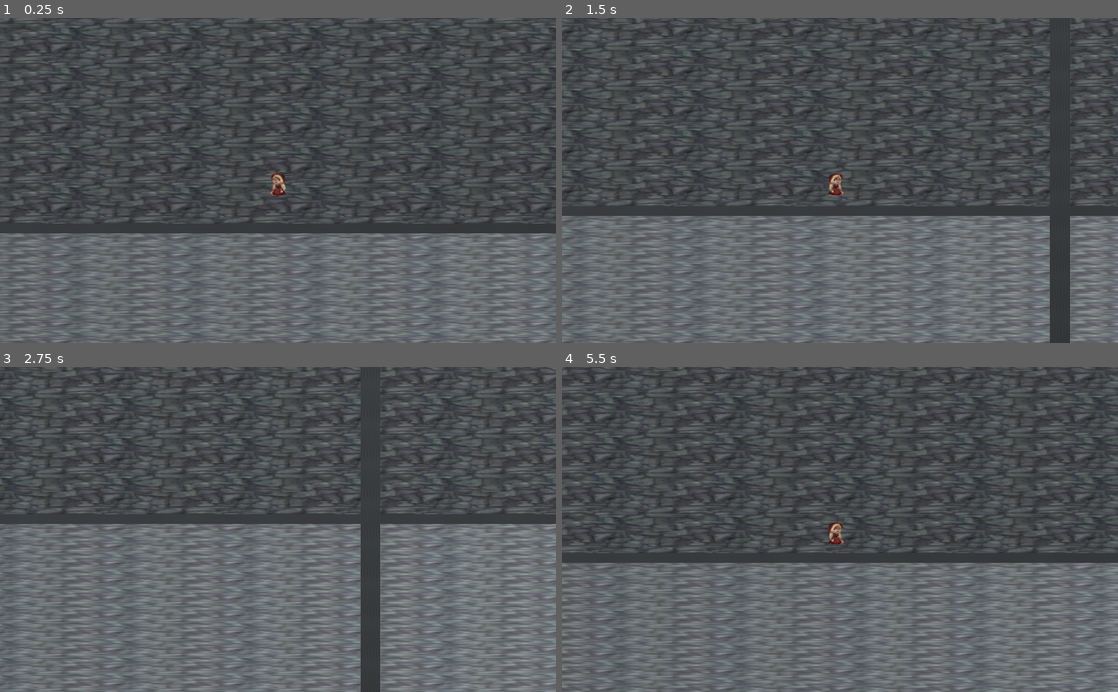
Above: before the commit, frames 1-4 (two rows, left to right).
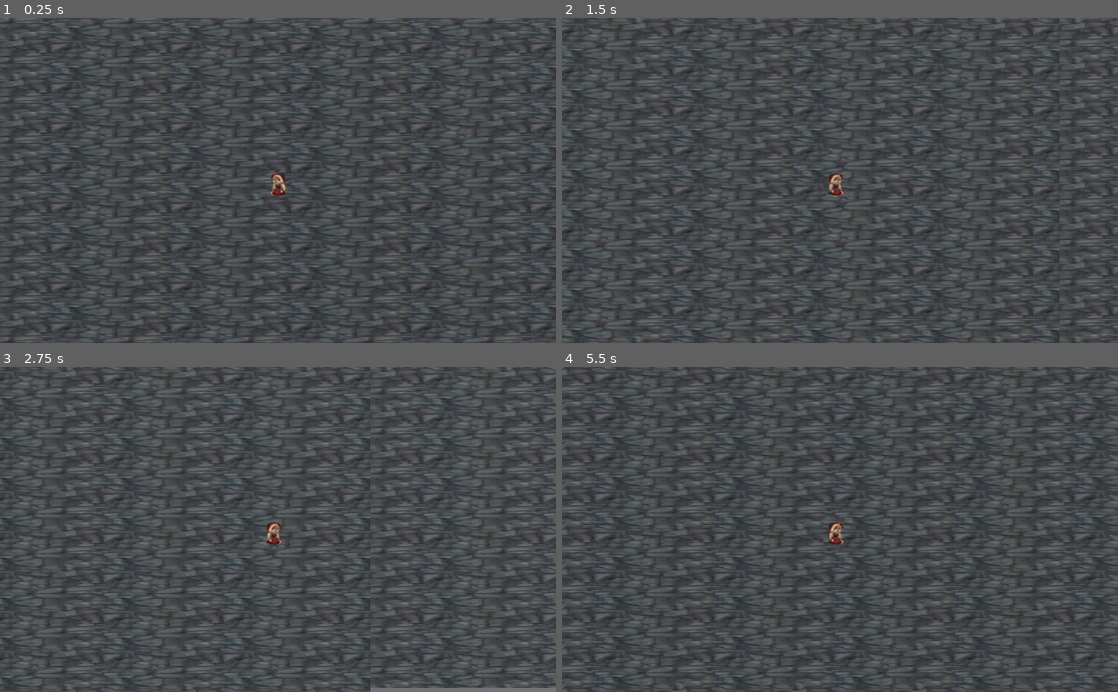
Above: after the commit, the same moments.

Repository: Actual-Heathen/Rosary
Game: Godot game, scene res://scenes/floor1.tscn
Two runs of this game, one before a commit and one after it. Both use one fixed random seed, a clock stepped at 60 frames per second and the inputs below. This scene is started directly instead of the project's main scene.
Inputs:
- Up to frame 1 (0.25 s): no input
- Up to frame 2 (1.5 s): hold D (right) 0.53-1.28 s; tap Space (boost) at 0.6 s; hold S (back) from 1.28 s (still down); tap M (monster) at 1.35 s
- Up to frame 3 (2.75 s): release S (back) at 2.03 s; hold D (right) from 2.03 s (still down); tap Space (boost) at 2.1 s
- Up to frame 4 (5.5 s): release D (right) at 2.78 s; hold W (forward) 2.78-3.53 s; tap M (monster) at 2.85, 4.35 s; hold A (left) 3.53-5.03 s; tap Space (boost) at 3.6, 5.1 s; hold S (back) from 5.03 s (still down)

The runs differ from the first frame. In frame 1, 27% of the frame differs, in the area x 0-100%, y 63-100%; in frame 2, 31%; in frame 3, 41%, in the area x 0-100%, y 0-100%; in frame 4, 32%.

Commit message:
builds walls

Diff:
--- a/prefabs/dynamic_room.tscn
+++ b/prefabs/dynamic_room.tscn
@@ -13,10 +13,6 @@
 
 [node name="Spatial" type="Spatial"]
 script = ExtResource( 2 )
-left_wall = true
-right_wall = true
-top_wall = true
-bottom_wall = true
 
 [node name="ground" type="StaticBody" parent="."]
 transform = Transform( 40, 0, 0, 0, 0.5, 0, 0, 0, 40, 0, 0, 0 )
--- a/scripts/dynamic_room.gd
+++ b/scripts/dynamic_room.gd
@@ -55,10 +55,10 @@
 	wall_top_mat.visible = top_wall
 	wall_bottom_mat.visible = bottom_wall
 
-	wall_left_col.disabled = left_wall
-	wall_right_col.disabled = right_wall
-	wall_top_col.disabled = top_wall
-	wall_bottom_col.disabled = bottom_wall
+	wall_left_col.disabled = !left_wall
+	wall_right_col.disabled = !right_wall
+	wall_top_col.disabled = !top_wall
+	wall_bottom_col.disabled = !bottom_wall
 
 # Called every frame. 'delta' is the elapsed time since the previous frame.
 #func _process(delta):
--- a/scripts/map_builder.gd
+++ b/scripts/map_builder.gd
@@ -139,6 +139,15 @@
 				cur_room = room.instance()
 				add_child(cur_room)
 				cur_room.translation = Vector3(x*room_x,0,y*room_y)
+				if x+1 < width  && maptrix[x+1][y] == 2:
+					cur_room.right_wall = true
+				if x-1 > 0      && maptrix[x-1][y] == 2:
+					cur_room.left_wall = true
+				if y+1 < height && maptrix[x][y+1] == 2:
+					cur_room.top_wall = true
+				if y-1 > 0      && maptrix[x][y-1] == 2:
+					cur_room.bottom_wall = true
+
 
 # spawn the player at the starting room
 func spawn_player():
